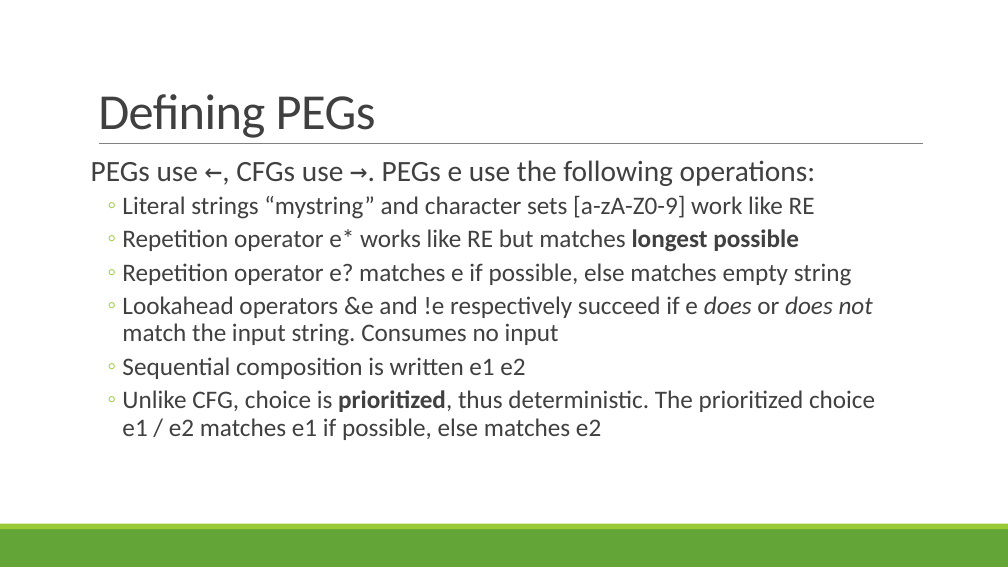
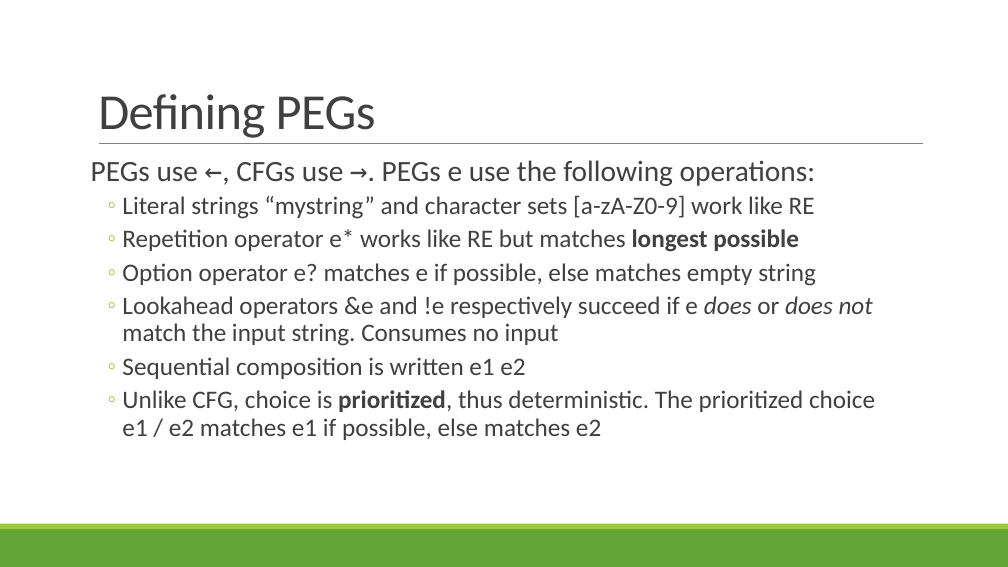
Before and after one commit to rbohrer/pl-course, a slide deck: slide 16 of LectureSlides/04ASTPEG.pptx. Drawn at 1008x567 pixels with LibreOffice and Linux fonts; fonts in the diff are those of the drawing. Boxes give left, top, right and bottom in pixels: in the first picture for what was removed or moved away, otherwise in the second. Text is boxed around its words. In the diff, an @@ line names an element or a change of style, - is before the commit and + after.

```diff
--- a/LectureSlides/04ASTPEG.pptx
+++ b/LectureSlides/04ASTPEG.pptx
@@ text at bbox=[122, 263, 816, 286]: text changed @@
-  ◦ Repetition operator e? matches e if possible, else matches empty string
+  ◦ Option operator e? matches e if possible, else matches empty string
```
